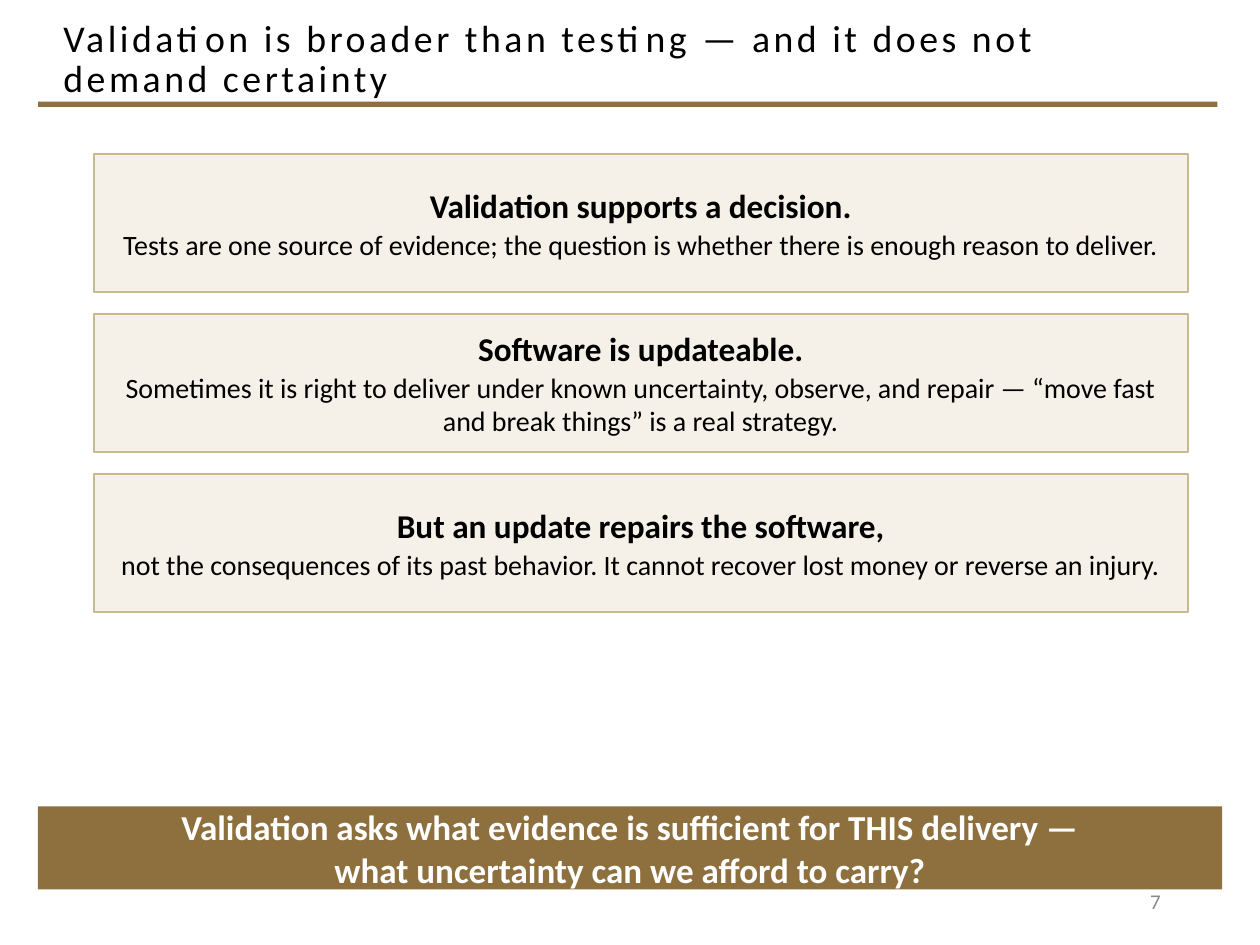
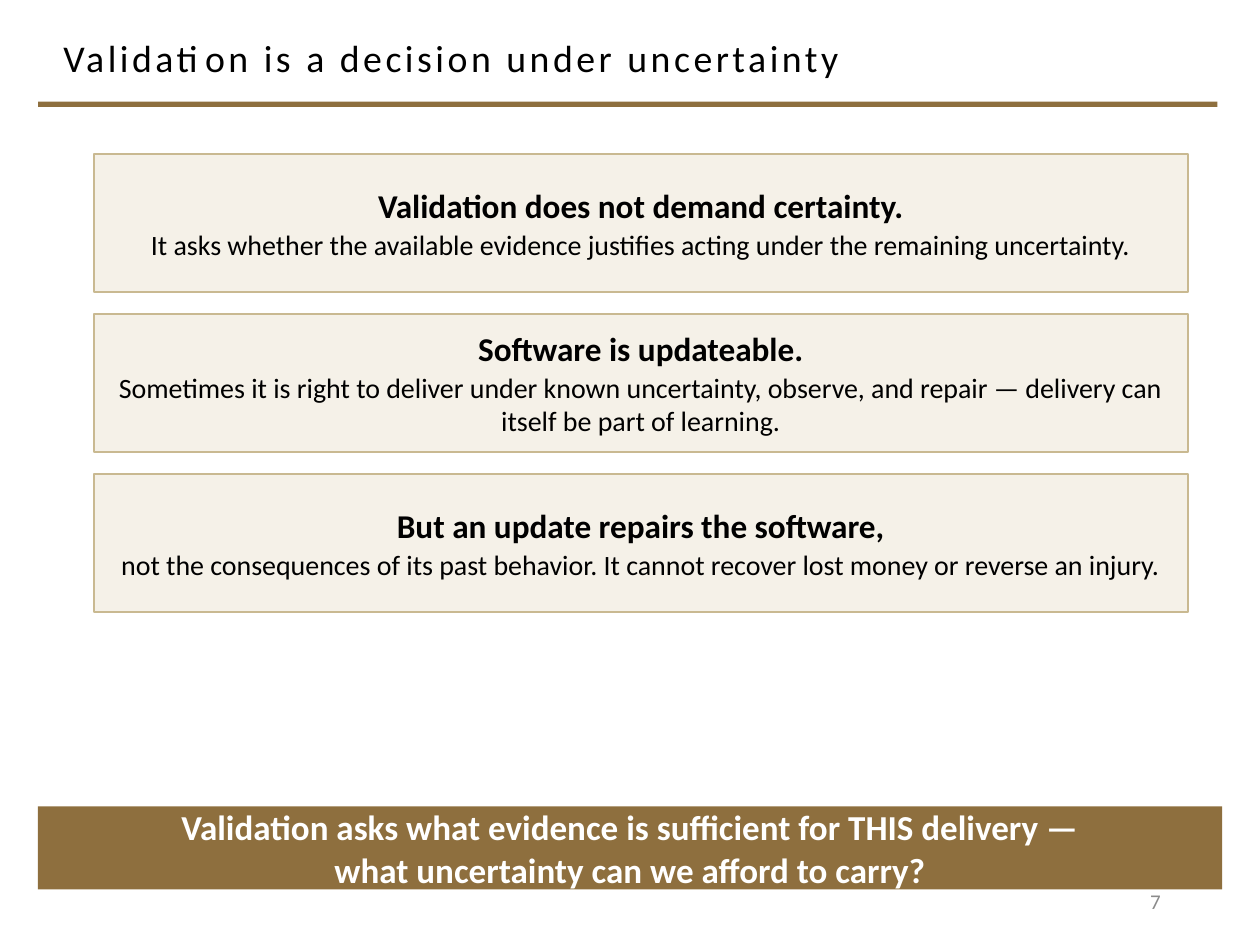
Before and after one commit to davisjam/model-based-agentic-software-engineering, a slide deck: slide 7 of course/lectures/act-1-foundations/08-validation/1-8-Validation.pptx. Drawn at 1260x945 pixels with LibreOffice and Linux fonts; fonts in the diff are those of the drawing; background and template pictures are left out. Boxes give left, top, right and bottom in pixels: in the first picture for what was removed or moved away, otherwise in the second. Text is boxed around its words. In the diff, an @@ line names an element or a change of style, - is before the commit and + after.

Commit message:
course(validation deck): §1–3 restructure — derive the V from specification, rebuild §3 around four evidence mechanisms

```diff
--- a/course/lectures/act-1-foundations/08-validation/1-8-Validation.pptx
+++ b/course/lectures/act-1-foundations/08-validation/1-8-Validation.pptx
@@ title at (264, 45, 838, 78): text changed @@
-Validation is broader than testing — and it does not demand certainty
+Validation is a decision under uncertainty
@@ text in rectangle at (151, 194, 1129, 260): text changed @@
-Validation supports a decision.
-Tests are one source of evidence; the question is whether there is enough reason to deliver.
+Validation does not demand certainty.
+It asks whether the available evidence justifies acting under the remaining uncertainty.
@@ text in rectangle at (119, 378, 1162, 436): text changed @@
-Sometimes it is right to deliver under known uncertainty, observe, and repair — “move fast and break things” is a real strategy.
+Sometimes it is right to deliver under known uncertainty, observe, and repair — delivery can itself be part of learning.
```
Also in this commit, not shown: 14 other slides changed, 13 slides added, 3 slides removed.
